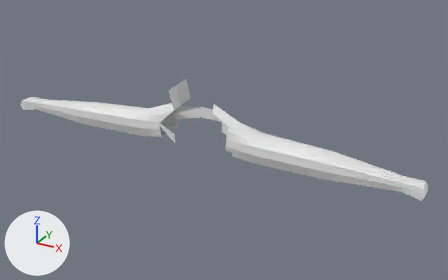
What one commit did to the FBX model Assets/Models/fps_model.fbx.
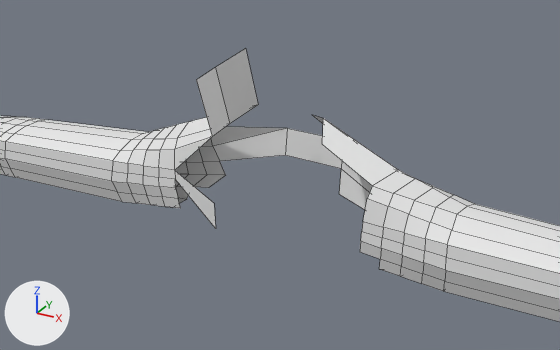
Each version appears first whole from a camera (50 mm lens) standing at (12.65, -19.94, 23.87) and looking at (1.14, 0.98, 13.41), and next in a close-up from a camera (50 mm lens) standing at (5.31, -8.81, 18.77) and looking at (0.11, 0.63, 14.05). The axes (+X, +Y, +Z) are drawn at lower left. The lights are the same throughout. The first two pictures are the older version. The close-ups show mesh edges as thin lines. Where no turn or scale is listed for an object, it has been applied to the vertices.
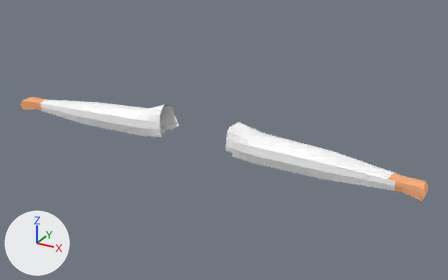
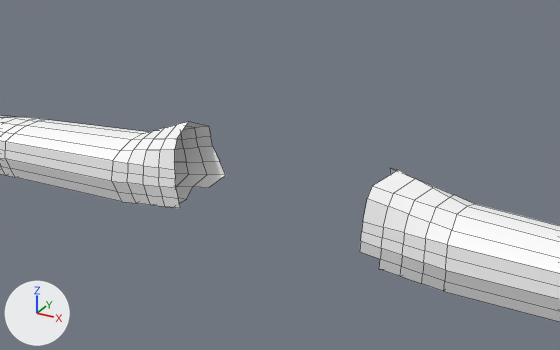
The change, as a diff of the scene's bpy script:
```diff
--- a/Assets/Models/fps_model.fbx.py
+++ b/Assets/Models/fps_model.fbx.py
@@ img_soldado_texture_v1_png @@
+img_soldado_texture_v1_png = load_image('soldado_texture_v1.png', '../Textures/soldado_texture_v1.png', 1024, 1024, 'sRGB')
@@ mat_material @@
 mat_material = principled_material('Material')
-mat_material.base_color = (0.8, 0.8, 0.8)  # white #e7e7e7
+mat_material.texture = img_soldado_texture_v1_png
@@ me_cube_001 @@
 # used by ob_cube_002; location = (0.0, 0.0, 16.73)
-me_cube_001.from_pydata(...)  # 543 vertices, 522 faces; spans x -9.7..9.6, y -0.1..1.8, z -3.7..-0.8
+me_cube_001.from_pydata(...)  # 526 vertices, 506 faces; spans x -9.7..9.6, y 0.1..1.4, z -3.7..-2.3
+# me_cube_001 part 1
+# 17 vertices are removed from x -0.8..0.8, y -0.1..1.8, z -3.5..-0.8
+# 16 faces are deleted
+# me_cube_001 part 2: 501 kept faces spanning x -9.7..9.6, y 0.1..1.4, z -3.7..-2.3 get new texture (UV) coordinates
 me_cube_001.materials.append(mat_material)
```

Changed parts and their boxes [x1, y1, x2, y2] in the close-ups (560 x 350 px):
'Cube.002', surface changed, reshaped: before [0, 48, 560, 322]; after [0, 116, 560, 322]
part 1 of me_cube_001, deleted: before [175, 48, 398, 229]
part 2 of me_cube_001, surface changed: [0, 116, 560, 322] in both
